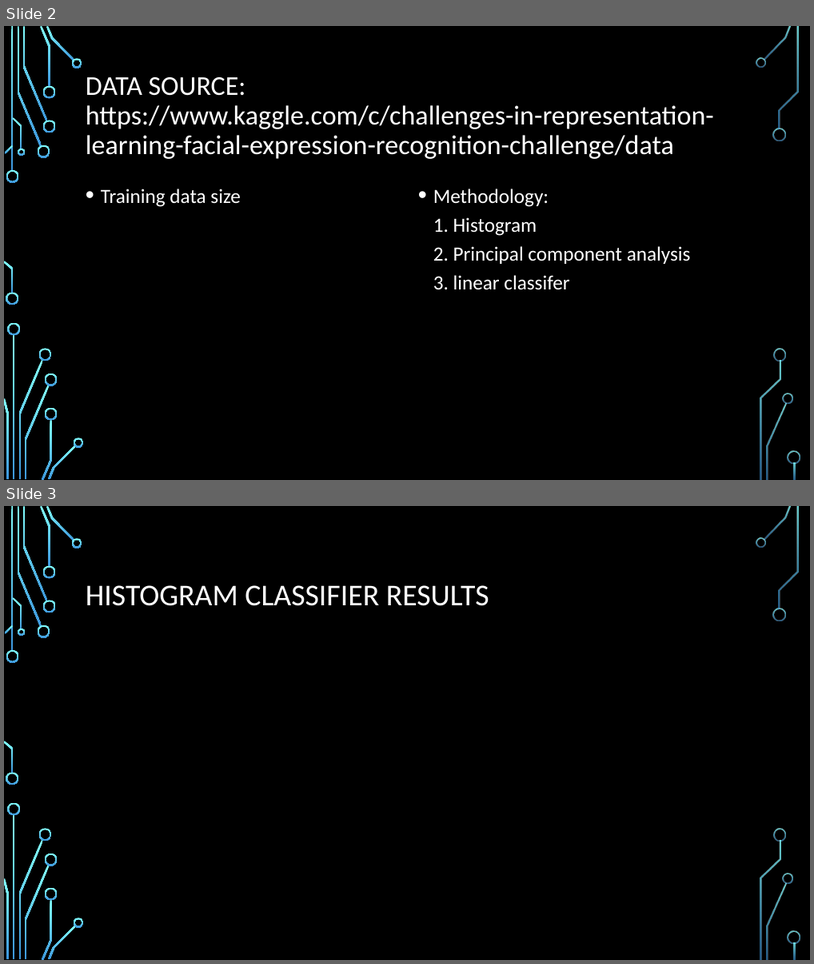
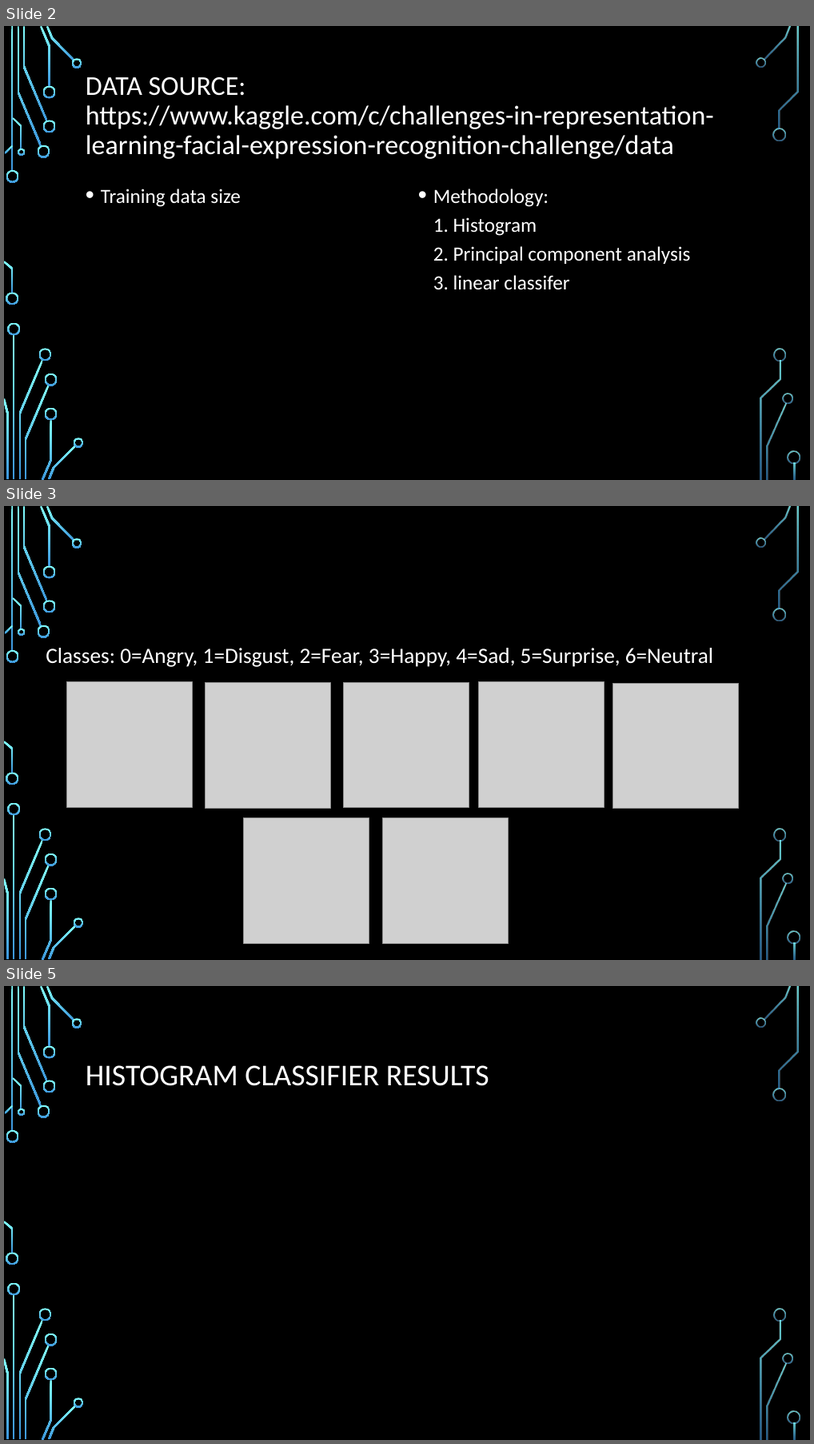
Before and after one commit to MR-KHILADI/Facial-Expression-Recognition, a slide deck: Final Project Draft.pptx. Shown one above the other, each under a label of ours: slides 2 and 3 before the commit, slides 2, 3 and 5 after it; the slides between them are not shown. The pictures are 814x964 and 814x1444 pixels, drawn with LibreOffice and Linux fonts; fonts in the diff are those of the drawing; grey boxes stand for pictures; background and template pictures are left out. Boxes give left, top, right and bottom in pixels: in the first picture for what was removed or moved away, otherwise in the second. Text is boxed around its words. In the diff, an @@ line names an element or a change of style, - is before the commit and + after.

```diff
--- a/Final Project Draft.pptx
+++ b/Final Project Draft.pptx
@@ slide 3 added at (x1=4, y1=506, x2=810, y2=960), background picture (left out); not listed: 36 template elements that a slide beside it also shows @@
@@ text added at (x1=46, y1=648, x2=714, y2=667), 26 pt, text #FFFFFF @@
+Classes: 0=Angry, 1=Disgust, 2=Fear, 3=Happy, 4=Sad, 5=Surprise, 6=Neutral
@@ picture added at (x1=67, y1=682, x2=193, y2=808) @@
@@ picture added at (x1=206, y1=683, x2=331, y2=808) @@
@@ picture added at (x1=343, y1=682, x2=470, y2=808) @@
@@ picture added at (x1=478, y1=682, x2=604, y2=808) @@
@@ picture added at (x1=614, y1=684, x2=740, y2=808) @@
@@ picture added at (x1=243, y1=818, x2=370, y2=944) @@
@@ picture added at (x1=382, y1=818, x2=509, y2=944) @@
@@ what was slide 3 is now slide 5 @@
```
Also in this commit, not shown: 2 other slides added, 1 slide removed.
